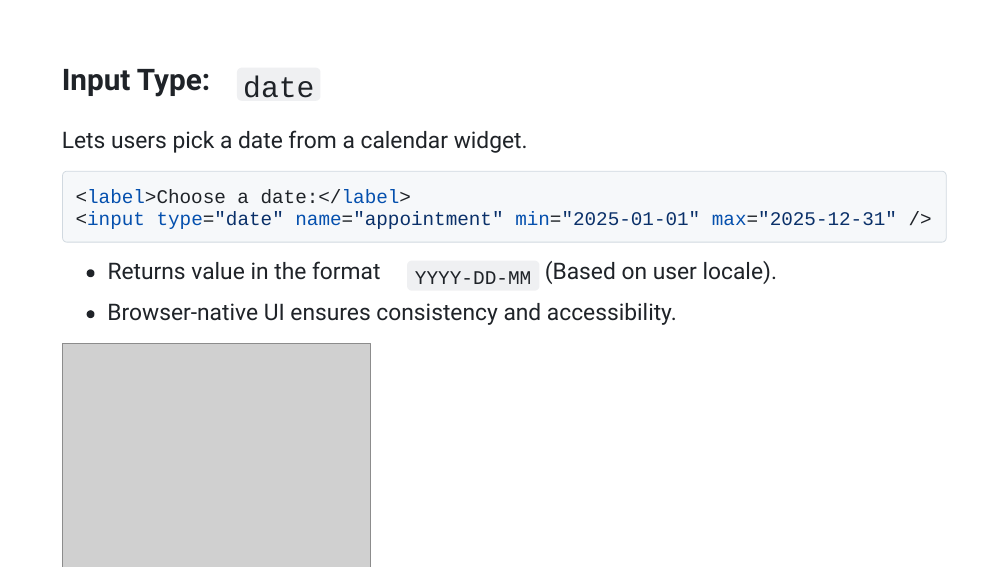
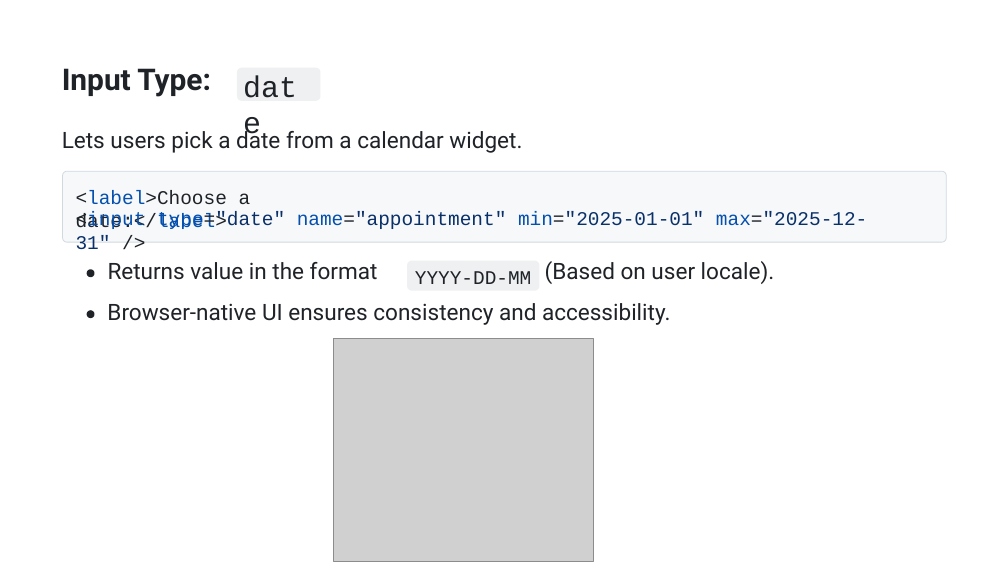
Before and after one commit to AhmedOsman101/Obsidian, a slide deck: slide 29 of src/College/yearTwo/firstTerm/WebDevelopment/tasks/presentation.pptx (slide 31 before the commit). Drawn at 1008x567 pixels with LibreOffice and Linux fonts; fonts in the diff are those of the drawing; grey boxes stand for pictures. Boxes give left, top, right and bottom in pixels: in the first picture for what was removed or moved away, otherwise in the second. Text is boxed around its words. In the diff, an @@ line names an element or a change of style, - is before the commit and + after.

```diff
--- a/src/College/yearTwo/firstTerm/WebDevelopment/tasks/presentation.pptx
+++ b/src/College/yearTwo/firstTerm/WebDevelopment/tasks/presentation.pptx
@@ text "date" at (236, 128, 280, 149): size 28.3 to 28.5 pt @@
@@ text "<label>Choose a date:</label>" at (76, 190, 251, 229): size 18.4 to 18.5 pt @@
@@ text "<input type="date" name="appointment" min="2025-01-01" max=" ..." at (76, 212, 867, 229): size 18.4 to 18.5 pt @@
@@ size 21.7 to 21.5 pt in 4 elements at (62, 131, 522, 153), (108, 262, 378, 280), (545, 261, 775, 284), (107, 303, 670, 325) @@
@@ picture: place and size @@
-picture at (62, 343, 371, 567)
+picture at (333, 339, 594, 562)
```
Also in this commit, not shown: 40 other slides changed, 1 slide added, 3 slides removed, 1 other file.
